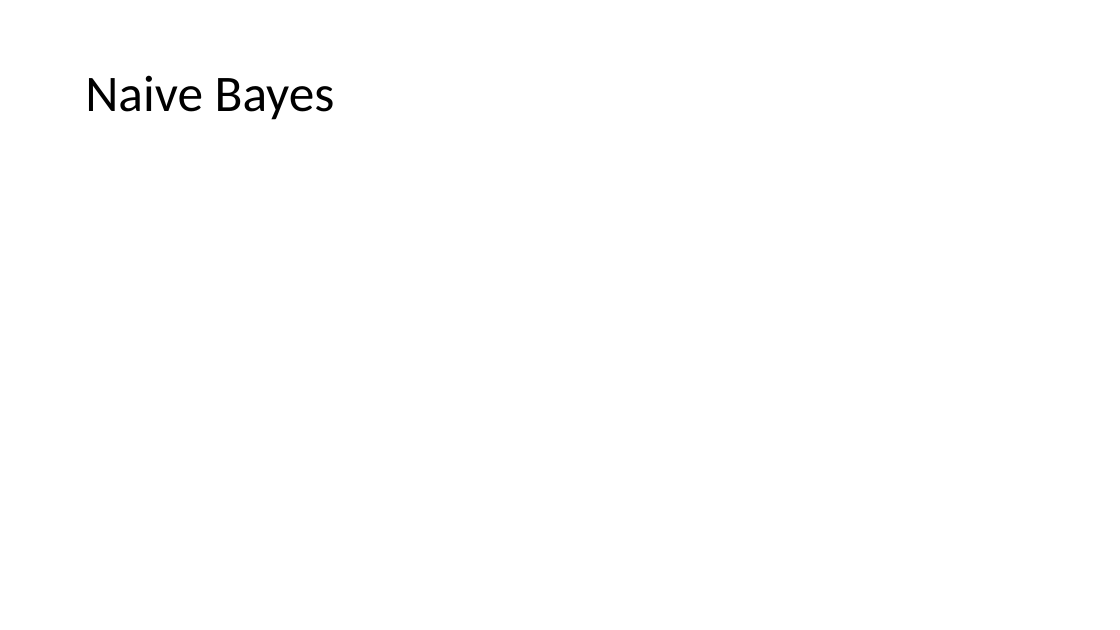
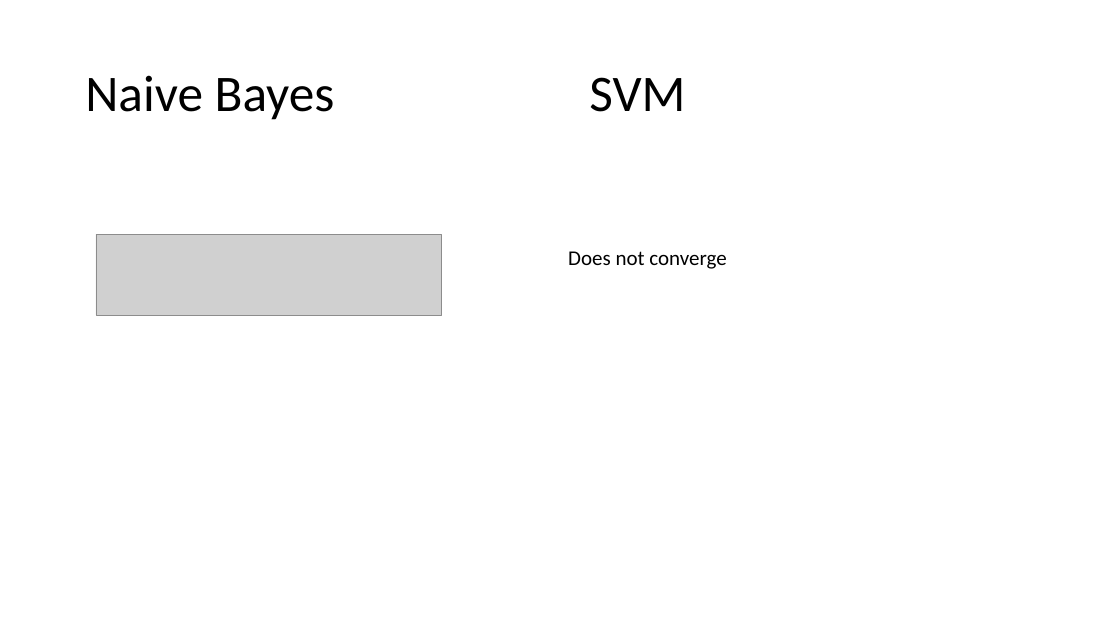
Before and after one commit to MatthiasRemta/NLP_Project, a slide deck: slide 9 of Presentations/session6.pptx. Drawn at 1120x630 pixels with LibreOffice and Linux fonts; fonts in the diff are those of the drawing; grey boxes stand for pictures; background and template pictures are left out. Boxes give left, top, right and bottom in pixels: in the first picture for what was removed or moved away, otherwise in the second. Text is boxed around its words. In the diff, an @@ line names an element or a change of style, - is before the commit and + after.

```diff
--- a/Presentations/session6.pptx
+++ b/Presentations/session6.pptx
@@ title at [85,75,685,120]: text changed @@
-Naive Bayes
+Naive Bayes SVM
@@ picture added at [96,234,441,315] @@
@@ text added at [568,251,726,269], 18 pt, text #000000 @@
+Does not converge
@@ table added at [139,296,488,379], 5 rows, 5 columns @@
+ |  |  |  | 
+ |  |  |  | 
+ |  |  |  | 
+ |  |  |  | 
+ |  |  |  | 
```
Also in this commit, not shown: 2 other slides changed, 1 slide added, 1 slide removed, 1 other file.
